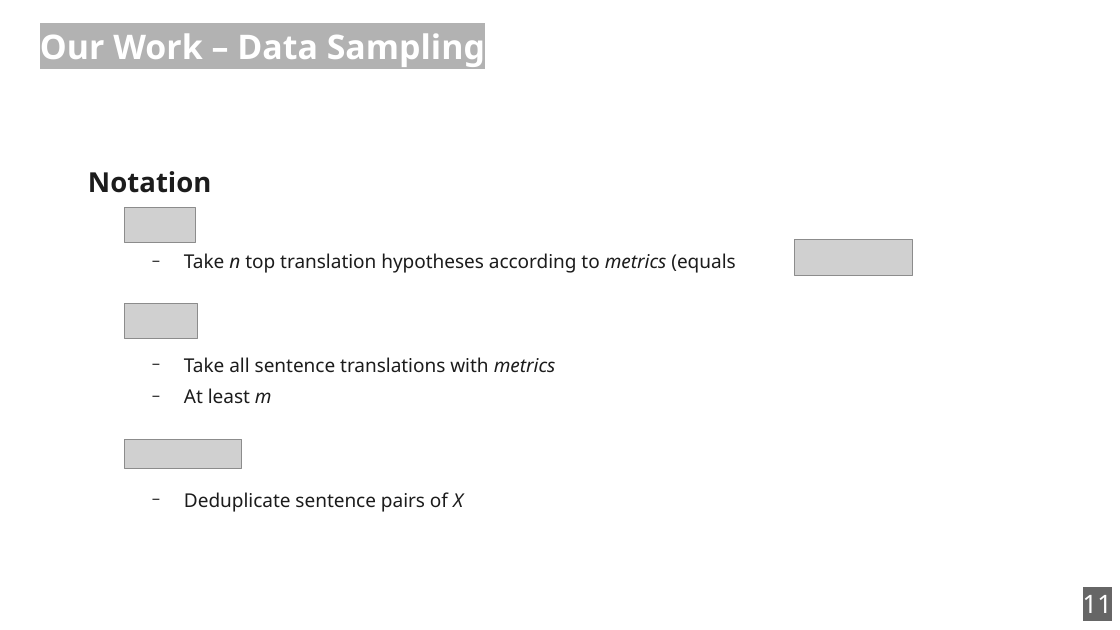
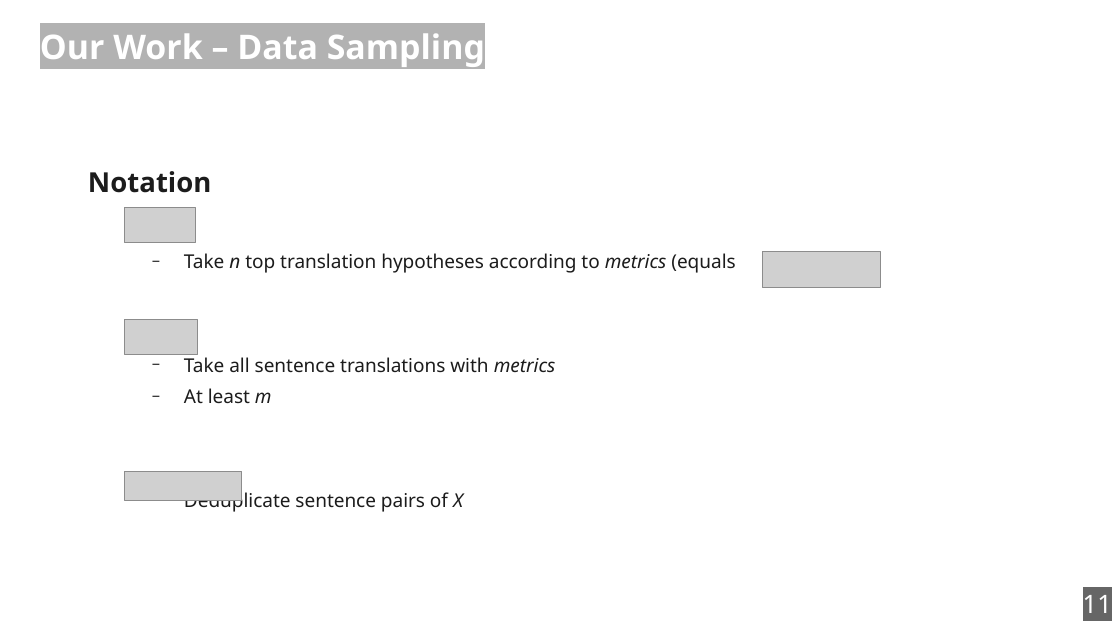
Before and after one commit to zouharvi/reference-mt-distill, a slide deck: slide 11 of meta/naacl_presentation.odp. Drawn at 1120x630 pixels with LibreOffice and Linux fonts; fonts in the diff are those of the drawing; grey boxes stand for pictures. Boxes give left, top, right and bottom in pixels: in the first picture for what was removed or moved away, otherwise in the second. Text is boxed around its words. In the diff, an @@ line names an element or a change of style, - is before the commit and + after.

```diff
--- a/meta/naacl_presentation.odp
+++ b/meta/naacl_presentation.odp
@@ picture: place and size @@
-picture at bbox=[795, 240, 914, 275]
+picture at bbox=[763, 252, 882, 288]
@@ picture: place and size @@
-picture at bbox=[125, 303, 198, 338]
+picture at bbox=[125, 319, 198, 355]
@@ picture: place and size @@
-picture at bbox=[125, 439, 242, 469]
+picture at bbox=[125, 472, 242, 501]
```
Also in this commit, not shown: 10 other slides changed, 1 slide added, 1 slide removed.
